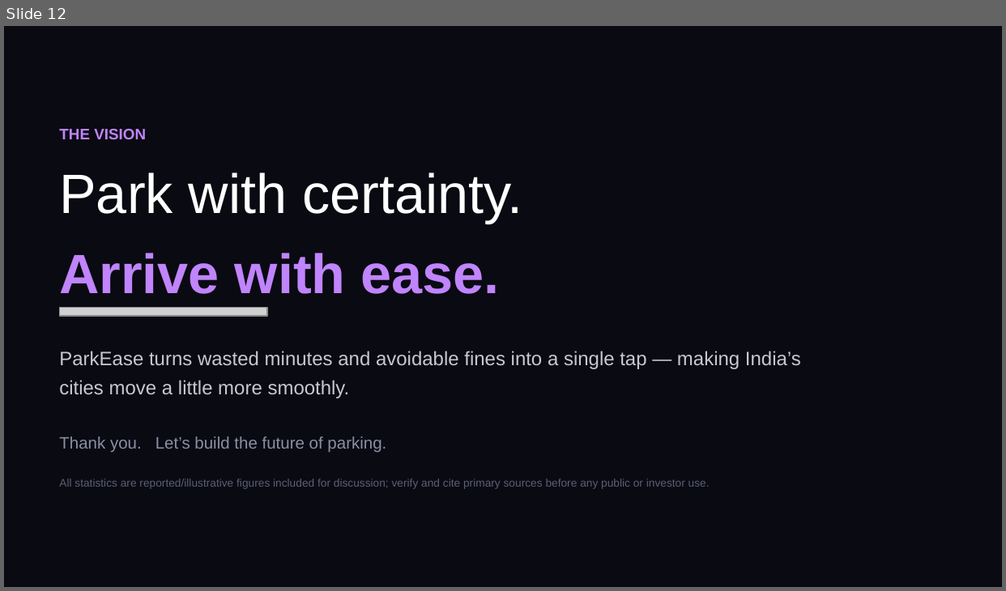
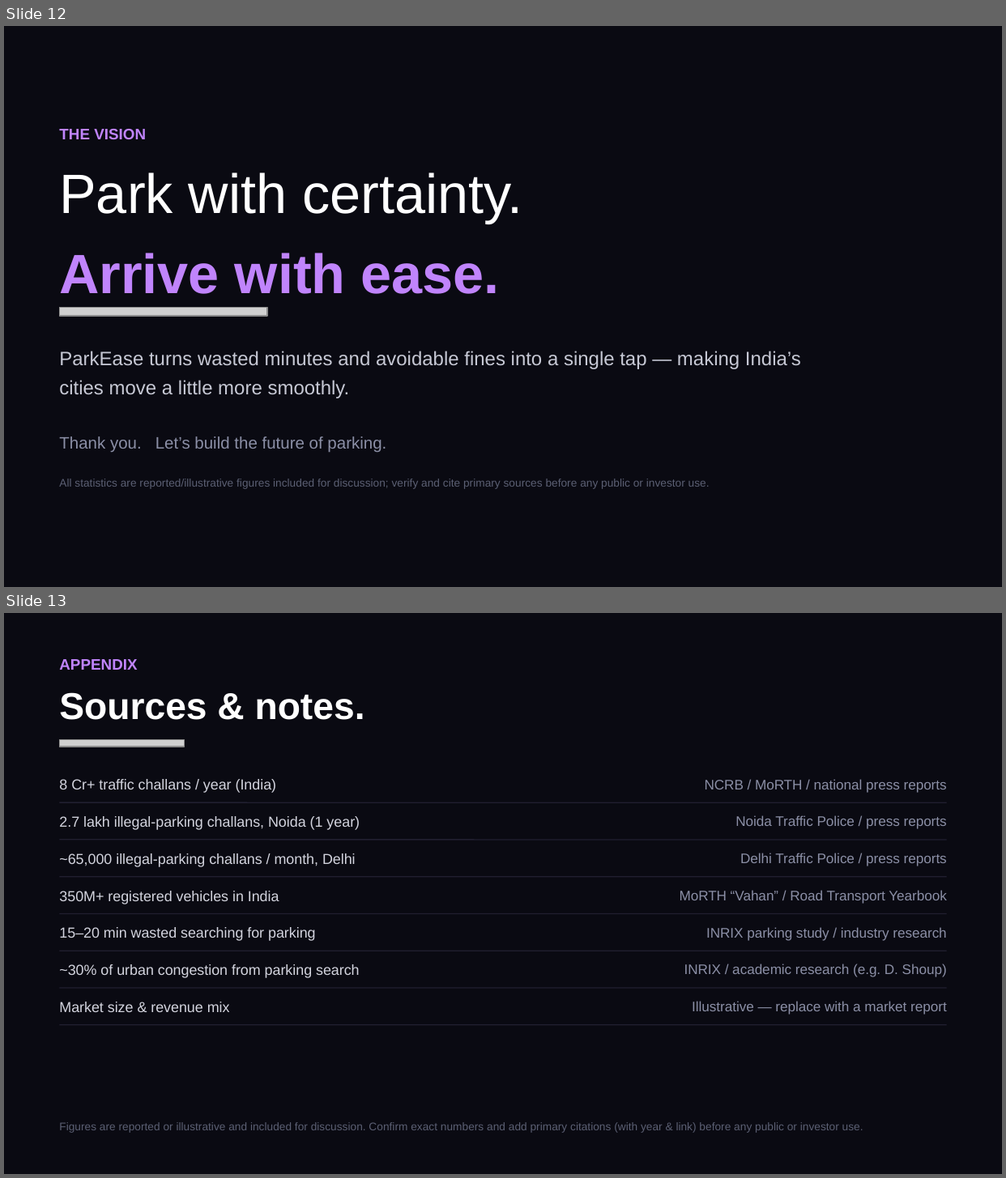
Before and after one commit to Deadshot1831/Park_Ease, a slide deck: ParkEase-Pitch-Deck.pptx. Shown one above the other, each under a label of ours: slide 12 before the commit, slides 12 and 13 after it. The pictures are 1006x591 and 1006x1178 pixels, drawn with LibreOffice and Linux fonts; fonts in the diff are those of the drawing; grey boxes stand for pictures. Boxes give left, top, right and bottom in pixels: in the first picture for what was removed or moved away, otherwise in the second. Text is boxed around its words. In the diff, an @@ line names an element or a change of style, - is before the commit and + after.

```diff
--- a/ParkEase-Pitch-Deck.pptx
+++ b/ParkEase-Pitch-Deck.pptx
@@ slide 13 added at box(4, 613, 1002, 1174), background #0A0A12 @@
@@ text added at box(59, 659, 137, 670), 11 pt, text #C084FC, bold @@
+APPENDIX
@@ text added at box(59, 692, 365, 720), 27 pt, text #FFFFFF, bold @@
+Sources & notes.
@@ picture added at box(60, 739, 185, 747) @@
@@ text added at box(59, 779, 277, 793), 10.5 pt, text #D3D4DE @@
+8 Cr+ traffic challans / year (India)
@@ text added at box(705, 779, 947, 793), 10 pt, text #8B8FA6 @@
+NCRB / MoRTH / national press reports
@@ line added from (60, 803) to (946, 803), #211F30 0.75 pt @@
@@ text added at box(59, 816, 360, 830), 10.5 pt, text #D3D4DE @@
+2.7 lakh illegal-parking challans, Noida (1 year)
@@ text added at box(735, 815, 947, 829), 10 pt, text #8B8FA6 @@
+Noida Traffic Police / press reports
@@ text added at box(59, 854, 356, 867), 10.5 pt, text #D3D4DE @@
+~65,000 illegal-parking challans / month, Delhi
@@ line added from (60, 840) to (946, 840), #211F30 0.75 pt @@
@@ text added at box(740, 853, 947, 867), 10 pt, text #8B8FA6 @@
+Delhi Traffic Police / press reports
@@ line added from (60, 876) to (946, 876), #211F30 0.75 pt @@
@@ text added at box(59, 891, 279, 905), 10.5 pt, text #D3D4DE @@
+350M+ registered vehicles in India
@@ text added at box(680, 890, 946, 904), 10 pt, text #8B8FA6 @@
+MoRTH “Vahan” / Road Transport Yearbook
@@ text added at box(59, 927, 316, 941), 10.5 pt, text #D3D4DE @@
+15–20 min wasted searching for parking
@@ line added from (60, 914) to (946, 914), #211F30 0.75 pt @@
@@ text added at box(706, 927, 946, 941), 10 pt, text #8B8FA6 @@
+INRIX parking study / industry research
@@ line added from (60, 952) to (946, 952), #211F30 0.75 pt @@
@@ text added at box(59, 965, 360, 978), 10.5 pt, text #D3D4DE @@
+~30% of urban congestion from parking search
@@ text added at box(684, 964, 947, 977), 10 pt, text #8B8FA6 @@
+INRIX / academic research (e.g. D. Shoup)
@@ line added from (60, 988) to (946, 988), #211F30 0.75 pt @@
@@ text added at box(692, 1001, 947, 1015), 10 pt, text #8B8FA6 @@
+Illustrative — replace with a market report
@@ text added at box(59, 1002, 230, 1012), 10.5 pt, text #D3D4DE @@
+Market size & revenue mix
@@ line added from (60, 1025) to (946, 1025), #211F30 0.75 pt @@
@@ text added at box(59, 1122, 863, 1133), 8 pt, text #5B5F73 @@
+Figures are reported or illustrative and included for discussion. Confirm exact numbers and add primary citations (with year & link) before any public or investor use.
```
Also in this commit, not shown: 2 slides changed, 2 other files.
